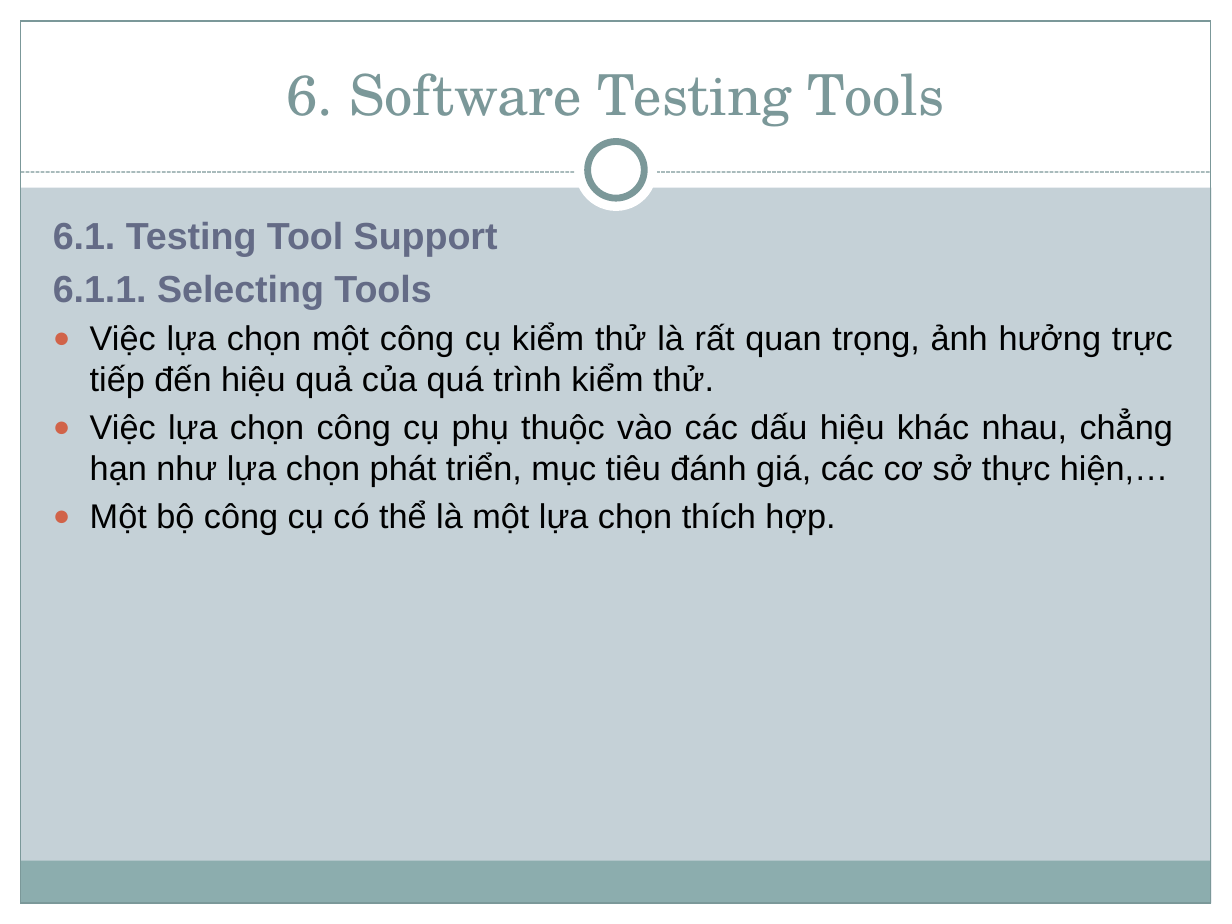
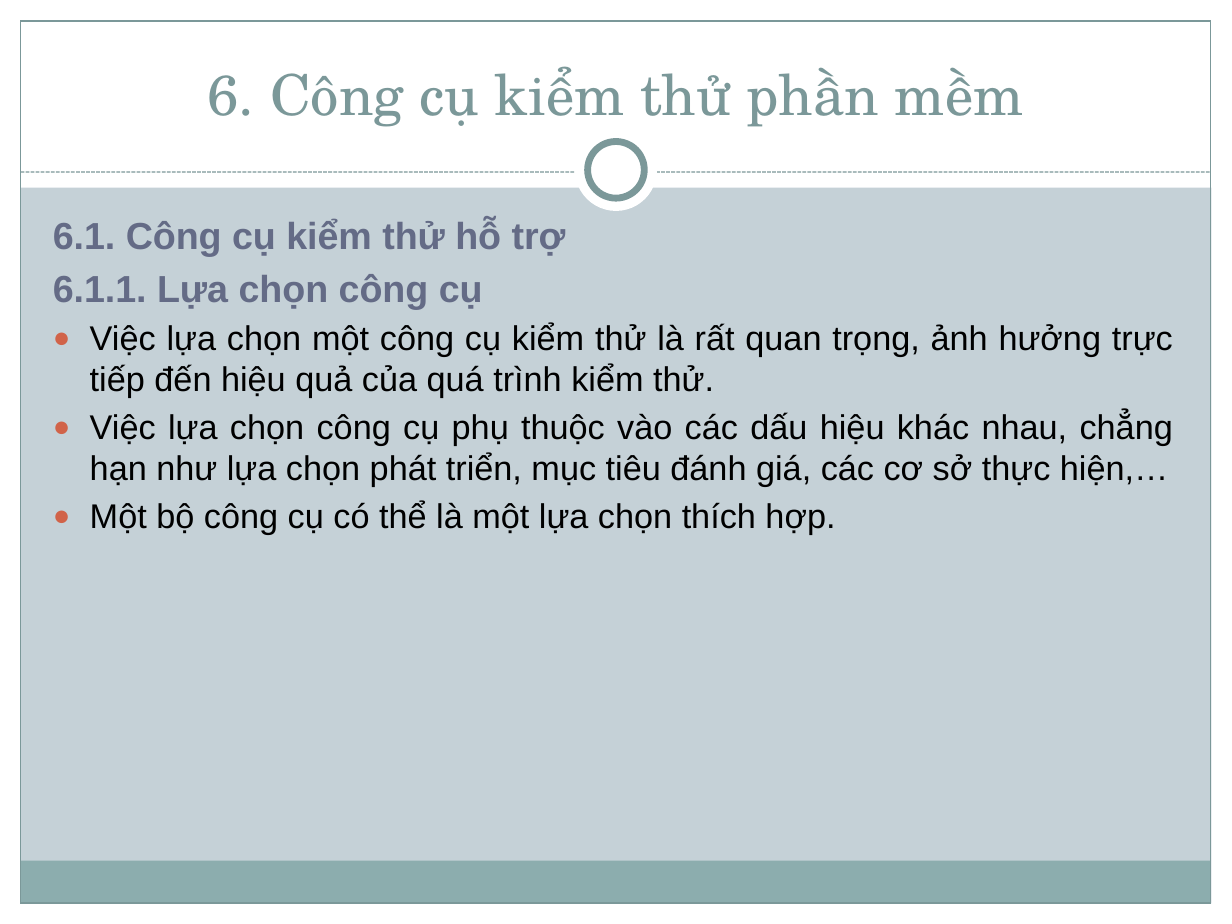
Before and after one commit to thienphamvan/chapter4, a slide deck: slide 30 of Slide/Chap 4 - Sofware Testing.pptx. Drawn at 1232x924 pixels with LibreOffice and Linux fonts; fonts in the diff are those of the drawing. Boxes give left, top, right and bottom in pixels: in the first picture for what was removed or moved away, otherwise in the second. Text is boxed around its words. In the diff, an @@ line names an element or a change of style, - is before the commit and + after.

```diff
--- a/Slide/Chap 4 - Sofware Testing.pptx
+++ b/Slide/Chap 4 - Sofware Testing.pptx
@@ title at [207,66,1024,127]: text changed @@
-6. Software Testing Tools
+6. Công cụ kiểm thử phần mềm
@@ text at [53,219,566,309]: text changed @@
-  6.1. Testing Tool Support
-  6.1.1. Selecting Tools
+  6.1. Công cụ kiểm thử hỗ trợ
+  6.1.1. Lựa chọn công cụ
```
Also in this commit, not shown: 9 other slides changed.
